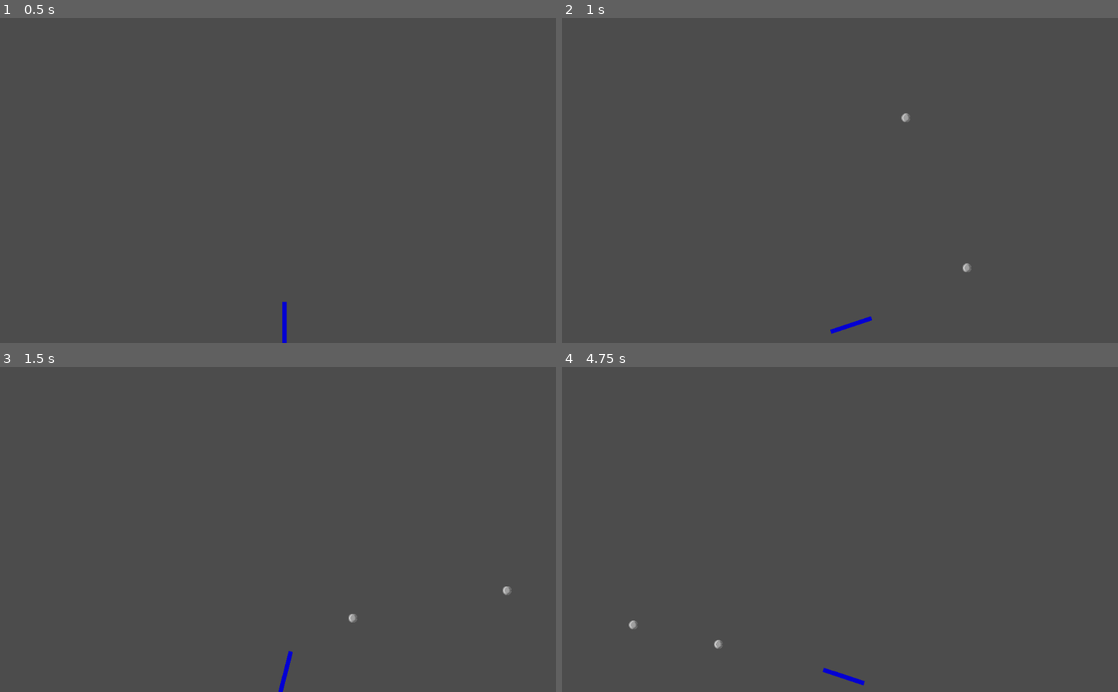
Above: before the commit, frames 1-4 (two rows, left to right).
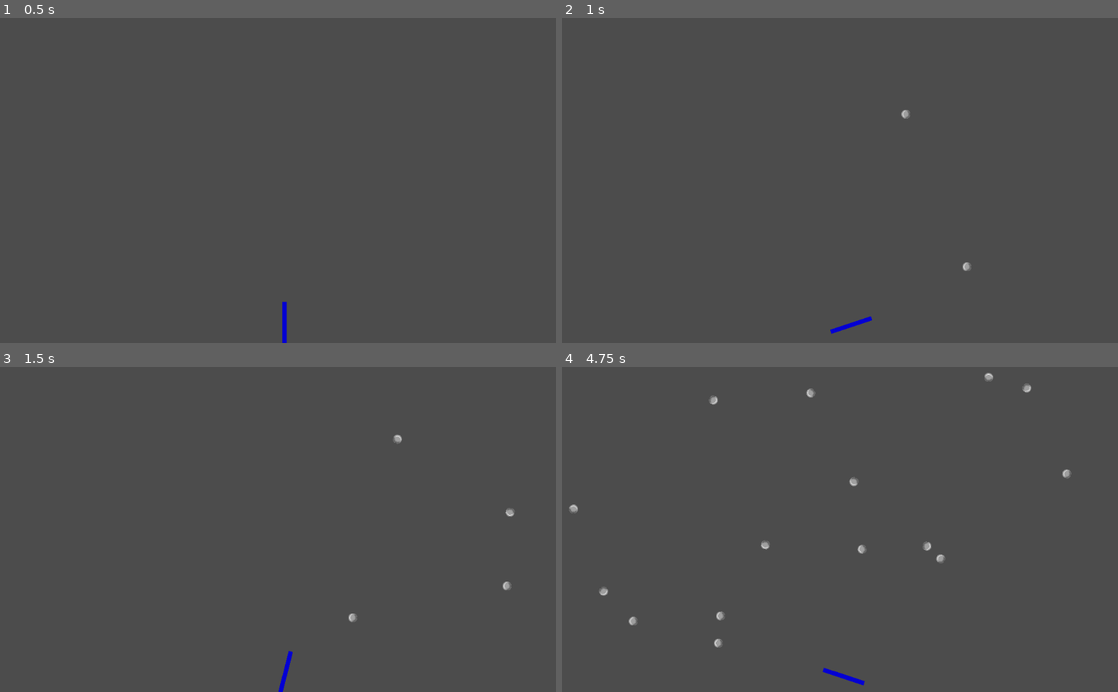
Above: after the commit, the same moments.

Repository: Mikerhinos/Game
Game: Godot game, scene res://game.tscn
Same seed, same stepped clock (60 frames per second), same inputs: the game is played once before the commit and once after it.
Inputs:
- Up to frame 1 (0.5 s): no input
- Up to frame 2 (1 s): tap Enter at 0.5 s; hold Right (ui_right) from 0.53 s (still down); tap Space (ui_select) at 0.6, 0.77 s
- Up to frame 3 (1.5 s): tap Space (ui_select) at 1.07, 1.35 s; release Right (ui_right) at 1.28 s; hold Left (ui_left) from 1.28 s (still down)
- Up to frame 4 (4.75 s): tap Space (ui_select) at 1.52, 1.82, 2.1, 2.85, 3.02, 3.32, 3.6, 3.77, 4.07, 4.35, 4.52 s; release Left (ui_left) at 2.03 s; hold Right (ui_right) 2.03-3.53 s; hold Left (ui_left) from 3.53 s (still down)

Frame 1 is identical in both runs. In frame 2, less than 0.1% of the frame differs, in the area x 61-74%, y 28-79%; in frame 3, 0.1%; in frame 4, 0.5%, in the area x 1-92%, y 1-87%.

Commit message:
Des murs qui fonctionnent ! lol

Diff:
--- /dev/null
+++ b/Ball.gd
@@ -0,0 +1,7 @@
+extends RigidBody2D
+
+var ball_dir = 2
+
+func _on_body_enter(body):
+	body.set_axis_velocity(Vector2(ball_dir, randf() * ball_dir - 1).normalized())
+	ball_dir -= 0.05
--- a/Ball.tscn
+++ b/Ball.tscn
@@ -1,6 +1,7 @@
-[gd_scene load_steps=3 format=2]
+[gd_scene load_steps=4 format=2]
 
-[ext_resource path="res://res/img/ball.png" type="Texture" id=1]
+[ext_resource path="res://Ball.gd" type="Script" id=1]
+[ext_resource path="res://res/img/ball.png" type="Texture" id=2]
 
 [sub_resource type="CircleShape2D" id=1]
 
@@ -13,24 +14,25 @@
 collision_layer = 1
 collision_mask = 1
 mode = 0
-mass = 1.0
+mass = 2.0
 friction = 1.0
-bounce = 0.0
-gravity_scale = 1.0
+bounce = 0.5
+gravity_scale = 0.0
 custom_integrator = false
 continuous_cd = 0
 contacts_reported = 0
-contact_monitor = false
+contact_monitor = true
 sleeping = false
 can_sleep = true
 linear_velocity = Vector2( 0, 0 )
-linear_damp = 0.1
+linear_damp = -1.0
 angular_velocity = 0.0
-angular_damp = 1.0
+angular_damp = -1.0
+script = ExtResource( 1 )
 
 [node name="bullet" type="Sprite" parent="."]
 
-texture = ExtResource( 1 )
+texture = ExtResource( 2 )
 
 [node name="CollisionShape2D" type="CollisionShape2D" parent="."]
 
--- a/Player.gd
+++ b/Player.gd
@@ -3,11 +3,6 @@
 const MOVE_SPEED = 5
 var shoot_time=99999
 const BULLET_VELOCITY = 1000
-
-func _ready():
-	# Called every time the node is added to the scene.
-	# Initialization here
-	pass
 
 func _process(delta):
 	var which = get_name()
@@ -23,6 +18,5 @@
 		var shotvect = (get_node("player/bullet_shoot").global_position - position).normalized()
 		get_parent().add_child(shot)
 		shot.position = get_node("player/bullet_shoot").global_position
-		shot.set_linear_velocity(shotvect * BULLET_VELOCITY)
-		#$sound_shoot.play()
+		shot.set_axis_velocity(shotvect * BULLET_VELOCITY)
 		shoot_time = 0
--- a/Sprite.gd
+++ /dev/null
@@ -1,18 +0,0 @@
-extends Sprite
-
-const MOVE_SPEED = 5
-# class member variables go here, for example:
-# var a = 2
-# var b = "textvar"
-
-func _ready():
-	# Called every time the node is added to the scene.
-	# Initialization here
-	pass
-
-func _process(delta):
-	var which = get_name()
-	if Input.is_action_pressed("ui_left") and position.x > 0 and rotation >= -70:
-		rotate(-(MOVE_SPEED * delta))
-	if Input.is_action_pressed("ui_right") and position.x < get_viewport_rect().size.x and rotation <= 70:
-		rotate(MOVE_SPEED * delta)
--- a/game.tscn
+++ b/game.tscn
@@ -1,7 +1,87 @@
-[gd_scene load_steps=2 format=2]
+[gd_scene load_steps=3 format=2]
 
 [ext_resource path="res://Player.tscn" type="PackedScene" id=1]
+
+[sub_resource type="RectangleShape2D" id=1]
+
+custom_solver_bias = 0.0
+extents = Vector2( 10, 10 )
 
 [node name="Game" type="Node2D"]
 
 [node name="sprite" parent="." instance=ExtResource( 1 )]
+
+[node name="WallL" type="StaticBody2D" parent="."]
+
+position = Vector2( -1.22772, 315.529 )
+input_pickable = true
+collision_layer = 1
+collision_mask = 1
+constant_linear_velocity = Vector2( 0, 0 )
+constant_angular_velocity = 0.0
+friction = 1.0
+bounce = 0.0
+_sections_unfolded = [ "Collision" ]
+
+[node name="collision" type="CollisionShape2D" parent="WallL"]
+
+position = Vector2( -9.82193, 0 )
+scale = Vector2( 1, 40 )
+shape = SubResource( 1 )
+_sections_unfolded = [ "Transform" ]
+
+[node name="WallU" type="StaticBody2D" parent="."]
+
+position = Vector2( 497.235, -1.22773 )
+input_pickable = true
+collision_layer = 1
+collision_mask = 1
+constant_linear_velocity = Vector2( 0, 0 )
+constant_angular_velocity = 0.0
+friction = 1.0
+bounce = 0.0
+
+[node name="collision" type="CollisionShape2D" parent="WallU"]
+
+position = Vector2( 6.1387, -11.0497 )
+rotation = 1.5708
+scale = Vector2( 1, 60 )
+shape = SubResource( 1 )
+_sections_unfolded = [ "Transform" ]
+
+[node name="WallD" type="StaticBody2D" parent="."]
+
+position = Vector2( 523.018, 599.138 )
+input_pickable = true
+collision_layer = 1
+collision_mask = 1
+constant_linear_velocity = Vector2( 0, 0 )
+constant_angular_velocity = 0.0
+friction = 1.0
+bounce = 0.0
+
+[node name="collision" type="CollisionShape2D" parent="WallD"]
+
+position = Vector2( -2.45544, 13.5052 )
+rotation = 1.5708
+scale = Vector2( 1, 60 )
+shape = SubResource( 1 )
+_sections_unfolded = [ "Transform" ]
+
+[node name="WallR" type="StaticBody2D" parent="."]
+
+position = Vector2( 1044.81, 308.163 )
+input_pickable = true
+collision_layer = 1
+collision_mask = 1
+constant_linear_velocity = Vector2( 0, 0 )
+constant_angular_velocity = 0.0
+friction = 1.0
+bounce = 0.0
+
+[node name="collision" type="CollisionShape2D" parent="WallR"]
+
+position = Vector2( -11.0497, 0 )
+scale = Vector2( 1, 40 )
+shape = SubResource( 1 )
+_sections_unfolded = [ "Transform" ]
